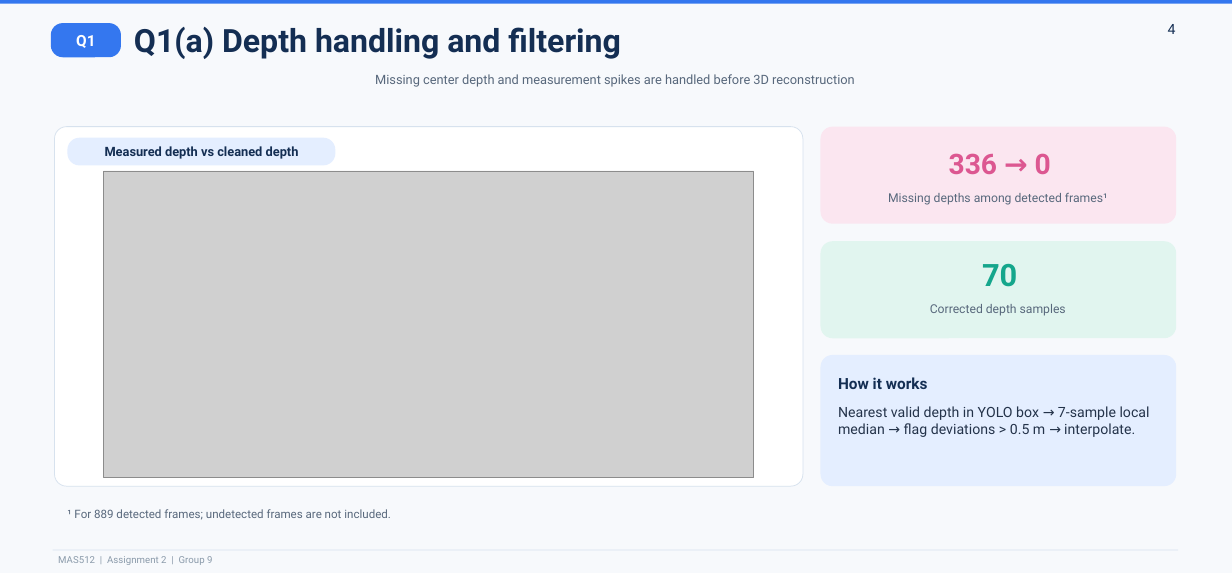
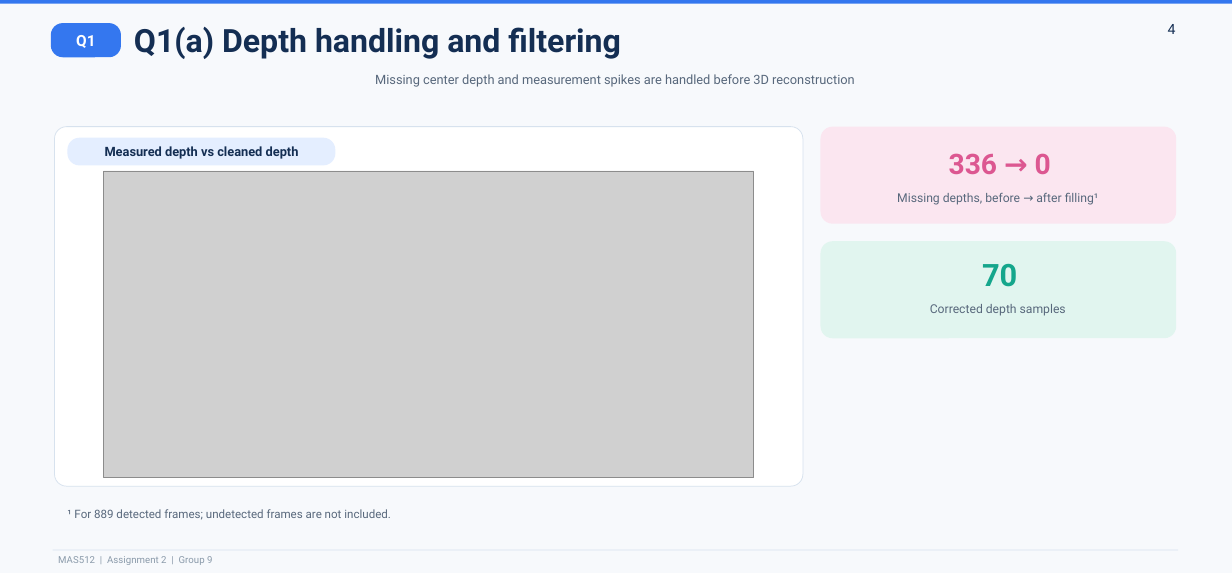
Before and after one commit to hedheddaw-stack/MAS512_Group9, a slide deck: slide 4 of MAS512_Assignment_2_gr9.pptx. Drawn at 1232x573 pixels with LibreOffice and Linux fonts; fonts in the diff are those of the drawing; grey boxes stand for pictures. Boxes give left, top, right and bottom in pixels: in the first picture for what was removed or moved away, otherwise in the second. Text is boxed around its words. In the diff, an @@ line names an element or a change of style, - is before the commit and + after.

```diff
--- a/MAS512_Assignment_2_gr9.pptx
+++ b/MAS512_Assignment_2_gr9.pptx
@@ text at (x1=897, y1=193, x2=1099, y2=205): text changed @@
-Missing depths among detected frames¹
+Missing depths, before → after filling¹
@@ rounded rectangle removed at (x1=821, y1=355, x2=1177, y2=486) @@
@@ text removed at (x1=838, y1=377, x2=928, y2=389) @@
-How it works
@@ text removed at (x1=838, y1=406, x2=1150, y2=437) @@
-Nearest valid depth in YOLO box → 7-sample local median → flag deviations > 0.5 m → interpolate.
```
Also in this commit, not shown: 10 other slides changed, 1 slide added, 1 slide removed.
